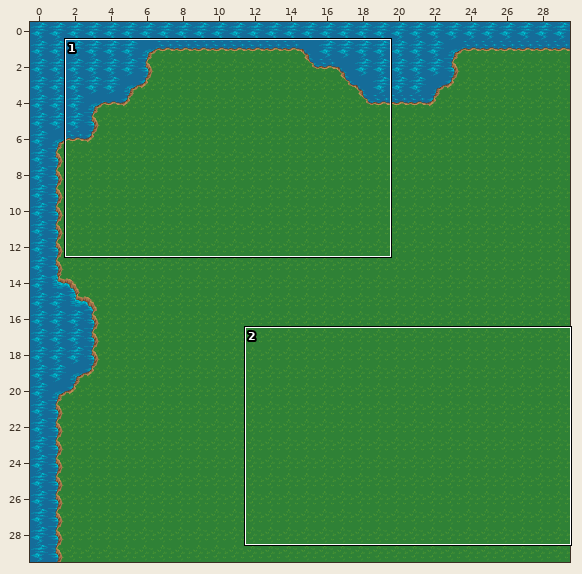
Level history. Tiled map: assets/maps/mall.tmx. Above: a wide view before the commit, with the close-up outlined.
Close-up. The starting point:
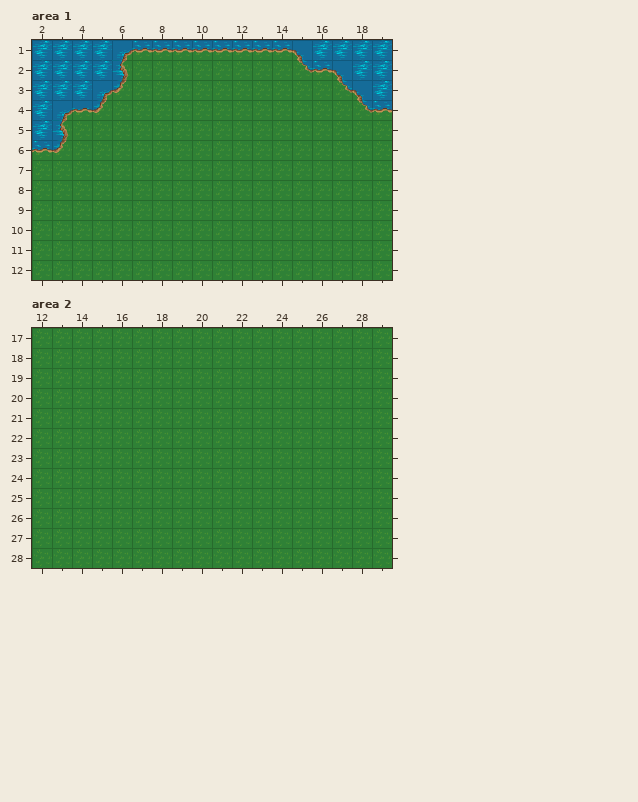
Cells are 32x32 px. Shown: area 1 x 2..19, y 1..12; area 2 x 12..29, y 17..28. The commit also changed other parts of the map, which this record leaves out.
And afterwards:
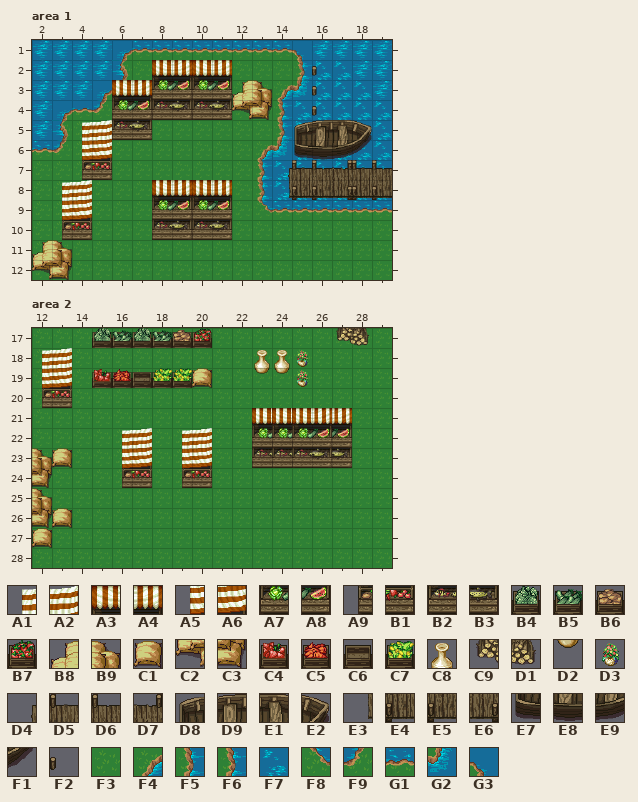
Key: from "PathAndObjects": A1 12, A2 13, A3 14, A4 15, A5 28, A6 29, A7 30, A8 31, A9 44, B1 45, B2 46, B3 47, B4 124, B5 125, B6 126, B7 127, B8 137, B9 138, C1 139, C2 153, C3 154, C4 156, C5 157, C6 158, C7 159, C8 188, C9 199, D1 200, D2 204, D3 215, D4 216, D5 217, D6 218, D7 219, D8 228, D9 229, E1 230, E2 231, E3 232, E4 233, E5 234, E6 235, E7 244, E8 245, E9 246, F1 247, F2 250; from "forest_tiles": F3 0, F4 116, F5 132, F6 135, F7 136, F8 148, F9 150, G1 152, G2 168, G3 180.
__ is an empty cell, ## one hidden under a higher layer, .. an unchanged one.
Edits made:
--- layer "Tile Layer 1", area 1
@@ x 14..19 @@
- 2 .. .. ## .. .. ..
- 3 .. .. F3 .. .. ..
- 4 .. F3 F3 F3 .. ..
- 5 .. F3 F3 F3 F3 F3
- 6 .. F3 F3 F3 F3 F3
- 7 F3 F3 F3 F3 F3 F3
- 8 F3 F3 F3 F3 F3 F3
+ 2 .. .. F7 .. .. ..
+ 3 .. .. F7 .. .. ..
+ 4 .. ## F7 ## .. ..
+ 5 .. F7 F7 F7 F7 ##
+ 6 .. F7 F7 F7 F7 ##
+ 7 F7 F7 F7 F7 F7 F7
+ 8 F7 F7 F7 F7 F7 F7
--- layer "Collision", area 1
@@ x 2..19 @@
- 2 .. .. .. .. .. .. __ __ __ __ .. .. .. F8 G1 G3 .. ..
- 3 .. .. .. .. F9 __ __ __ __ __ __ __ __ __ __ F8 G3 ..
- 4 .. .. .. .. __ __ __ __ __ __ __ __ __ __ __ __ F8 G1
- 5 .. .. __ __ __ __ .. .. .. .. .. .. __ __ __ __ __ __
- 6 .. .. __ __ .. .. .. .. .. .. .. __ __ __ __ __ __ __
- 7 .. .. __ __ .. .. .. .. .. .. .. __ __ __ __ __ __ __
- 8 .. __ __ .. .. .. __ __ __ __ .. __ __ __ __ __ __ __
- 9 .. __ __ .. .. .. __ __ __ __ .. __ __ __ __ __ __ __
-10 .. __ __ .. .. .. __ __ __ __ .. .. .. .. .. .. .. ..
-11 __ __ .. .. .. .. .. .. .. .. .. .. .. .. .. .. .. ..
-12 __ __ .. .. .. .. .. .. .. .. .. .. .. .. .. .. .. ..
+ 2 .. .. .. .. .. .. A3 A4 A3 A4 .. .. .. F5 F2 F7 .. ..
+ 3 .. .. .. .. A3 A4 A7 A8 A7 A8 B8 B9 F4 G2 F2 F7 F7 ..
+ 4 .. .. .. .. A7 A8 B2 B3 B2 B3 C2 C3 F5 F7 F2 F7 F7 F7
+ 5 .. .. A1 A2 B2 B3 .. .. .. .. .. .. F5 D8 D9 E1 E2 F7
+ 6 .. .. A5 A6 .. .. .. .. .. .. .. F4 G2 E7 E8 E9 F1 F7
+ 7 .. .. A9 B1 .. .. .. .. .. .. .. F5 D4 D5 D6 D7 D5 D6
+ 8 .. A1 A2 .. .. .. A3 A4 A3 A4 .. F6 E3 E4 E5 E6 E4 E5
+ 9 .. A5 A6 .. .. .. A7 A8 A7 A8 .. F8 G1 G1 G1 G1 G1 G1
+10 .. A9 B1 .. .. .. B2 B3 B2 B3 .. .. .. .. .. .. .. ..
+11 B8 B9 .. .. .. .. .. .. .. .. .. .. .. .. .. .. .. ..
+12 C2 C3 .. .. .. .. .. .. .. .. .. .. .. .. .. .. .. ..
--- layer "Collision", area 2
@@ x 12..28 @@
-17 .. .. .. __ __ __ __ __ __ .. .. .. .. .. .. __ __
-18 __ __ .. .. .. .. .. .. .. .. .. __ __ __ .. .. ..
-19 __ __ .. __ __ __ __ __ __ .. .. __ __ __ .. .. ..
-20 __ __ .. .. .. .. .. .. .. .. .. .. .. .. .. .. ..
-21 .. .. .. .. .. .. .. .. .. .. .. __ __ __ __ __ ..
-22 .. .. .. .. __ __ .. __ __ .. .. __ __ __ __ __ ..
-23 __ __ .. .. __ __ .. __ __ .. .. __ __ __ __ __ ..
-24 __ .. .. .. __ __ .. __ __ .. .. .. .. .. .. .. ..
-25 __ .. .. .. .. .. .. .. .. .. .. .. .. .. .. .. ..
-26 __ __ .. .. .. .. .. .. .. .. .. .. .. .. .. .. ..
-27 __ .. .. .. .. .. .. .. .. .. .. .. .. .. .. .. ..
+17 .. .. .. B4 B5 B4 B5 B6 B7 .. .. .. .. .. .. C9 D1
+18 A1 A2 .. .. .. .. .. .. .. .. .. C8 C8 D3 .. .. ..
+19 A5 A6 .. C4 C5 C6 C7 C7 C1 .. .. D2 D2 D3 .. .. ..
+20 A9 B1 .. .. .. .. .. .. .. .. .. .. .. .. .. .. ..
+21 .. .. .. .. .. .. .. .. .. .. .. A3 A3 A3 A4 A4 ..
+22 .. .. .. .. A1 A2 .. A1 A2 .. .. A7 A7 A7 A8 A8 ..
+23 B9 C1 .. .. A5 A6 .. A5 A6 .. .. B2 B2 B2 B3 B3 ..
+24 C3 .. .. .. A9 B1 .. A9 B1 .. .. .. .. .. .. .. ..
+25 B9 .. .. .. .. .. .. .. .. .. .. .. .. .. .. .. ..
+26 C3 C1 .. .. .. .. .. .. .. .. .. .. .. .. .. .. ..
+27 C1 .. .. .. .. .. .. .. .. .. .. .. .. .. .. .. ..
